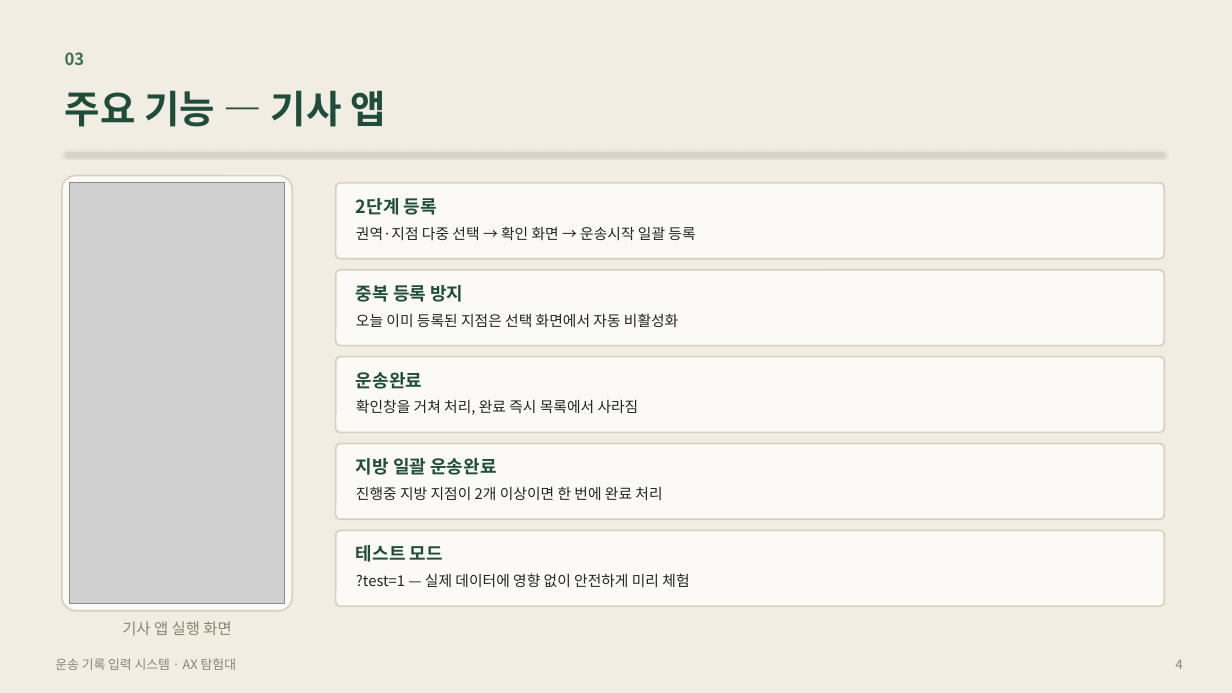
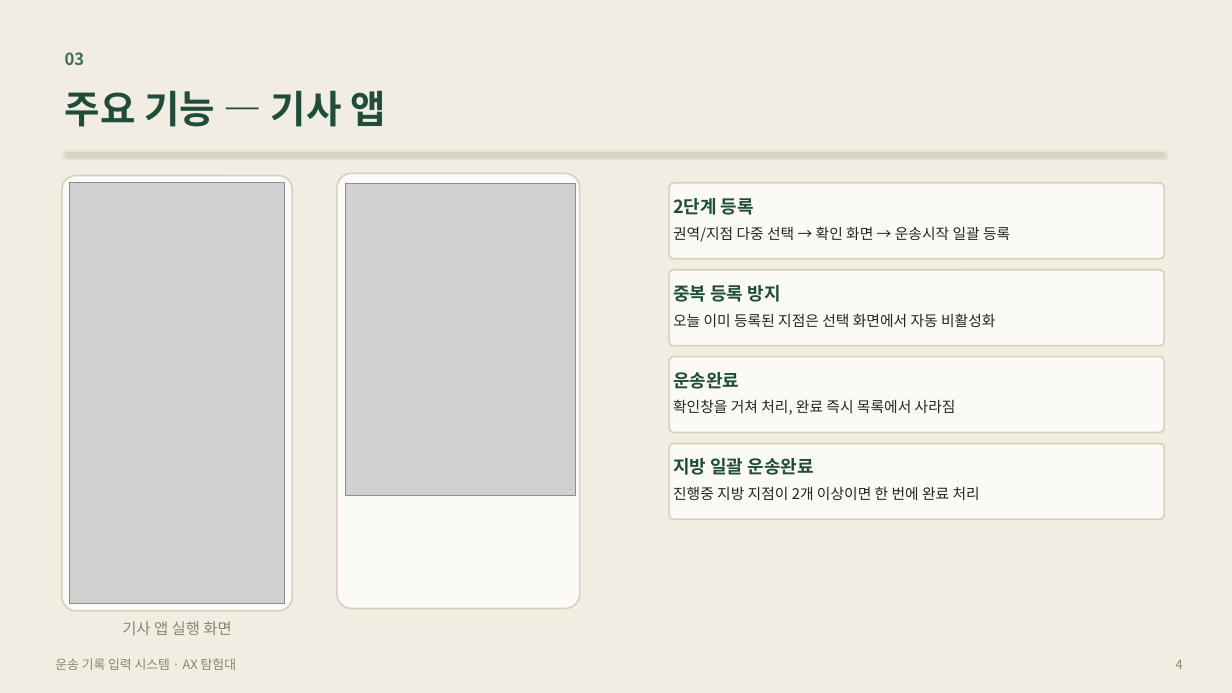
Before and after one commit to dreamsinblue-gif/KGH, a slide deck: slide 4 of 6_발표자료.pptx. Drawn at 1232x693 pixels with LibreOffice and Linux fonts; fonts in the diff are those of the drawing; grey boxes stand for pictures. Boxes give left, top, right and bottom in pixels: in the first picture for what was removed or moved away, otherwise in the second. Text is boxed around its words. In the diff, an @@ line names an element or a change of style, - is before the commit and + after.

```diff
--- a/6_발표자료.pptx
+++ b/6_발표자료.pptx
@@ rounded rectangle added at [337,174,580,609], fill #FBFAF6, outline #D8D0BC 1.25 pt @@
@@ picture added at [346,183,576,495] @@
@@ rounded rectangle: place and size @@
-rounded rectangle at [335,183,1165,259]
+rounded rectangle at [669,183,1165,259]
@@ text "2단계 등록": place and size @@
-text "2단계 등록" at [356,198,437,215]
+text "2단계 등록" at [673,198,754,215]
@@ text at [673,226,1010,242]: text changed @@
-권역·지점 다중 선택 → 확인 화면 → 운송시작 일괄 등록
+권역/지점 다중 선택 → 확인 화면 → 운송시작 일괄 등록
@@ rounded rectangle: place and size @@
-rounded rectangle at [335,270,1165,346]
+rounded rectangle at [669,270,1165,346]
@@ text "중복 등록 방지": place and size @@
-text "중복 등록 방지" at [356,285,463,302]
+text "중복 등록 방지" at [673,285,781,302]
@@ text "오늘 이미 등록된 지점은 선택 ...": place and size @@
-text "오늘 이미 등록된 지점은 선택 ..." at [356,313,678,327]
+text "오늘 이미 등록된 지점은 선택 ..." at [673,313,995,327]
@@ rounded rectangle: place and size @@
-rounded rectangle at [335,357,1165,433]
+rounded rectangle at [669,357,1165,433]
@@ text "운송완료": place and size @@
-text "운송완료" at [356,372,422,389]
+text "운송완료" at [673,372,739,389]
@@ text "확인창을 거쳐 처리, 완료 즉시 ...": place and size @@
-text "확인창을 거쳐 처리, 완료 즉시 ..." at [356,399,639,415]
+text "확인창을 거쳐 처리, 완료 즉시 ..." at [673,399,956,415]
@@ rounded rectangle: place and size @@
-rounded rectangle at [335,444,1165,519]
+rounded rectangle at [669,444,1165,519]
@@ text "지방 일괄 운송완료": place and size @@
-text "지방 일괄 운송완료" at [356,458,496,475]
+text "지방 일괄 운송완료" at [673,458,814,475]
@@ text "진행중 지방 지점이 2개 이상이면 ...": place and size @@
-text "진행중 지방 지점이 2개 이상이면 ..." at [356,486,662,500]
+text "진행중 지방 지점이 2개 이상이면 ..." at [673,486,980,500]
@@ rounded rectangle removed at [335,531,1165,606] @@
@@ text removed at [356,545,443,562] @@
-테스트 모드
@@ text removed at [356,573,689,587] @@
-?test=1 — 실제 데이터에 영향 없이 안전하게 미리 체험
```
Also in this commit, not shown: 7 other slides changed.
